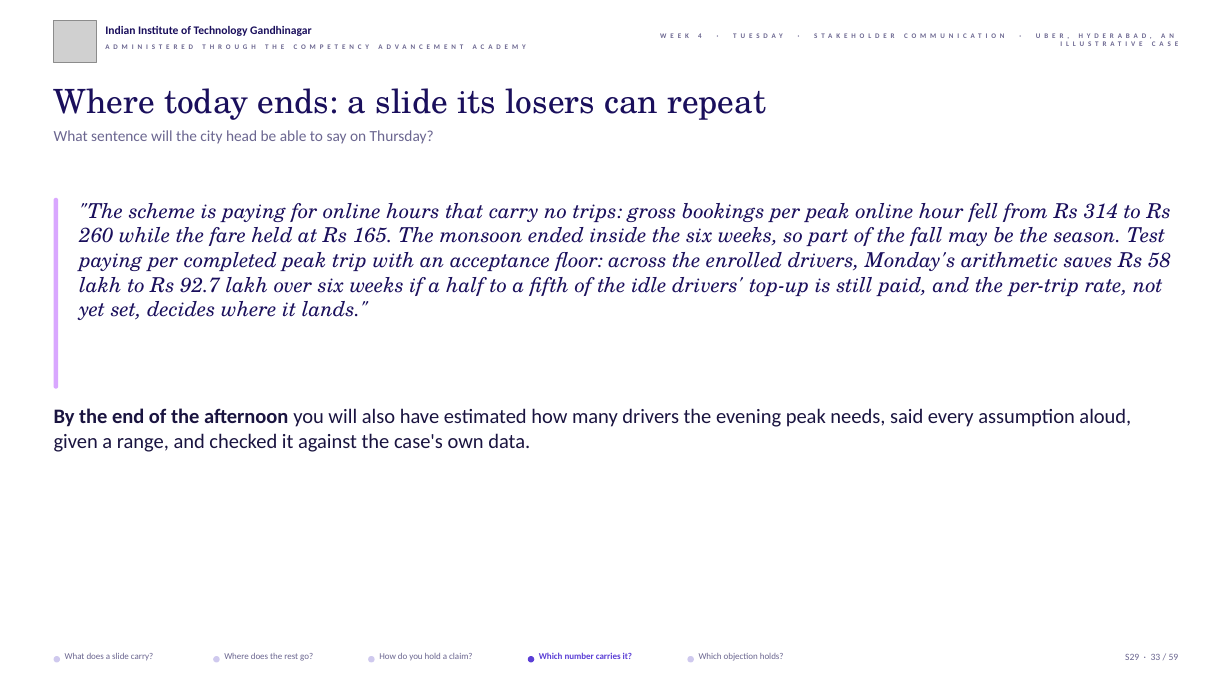
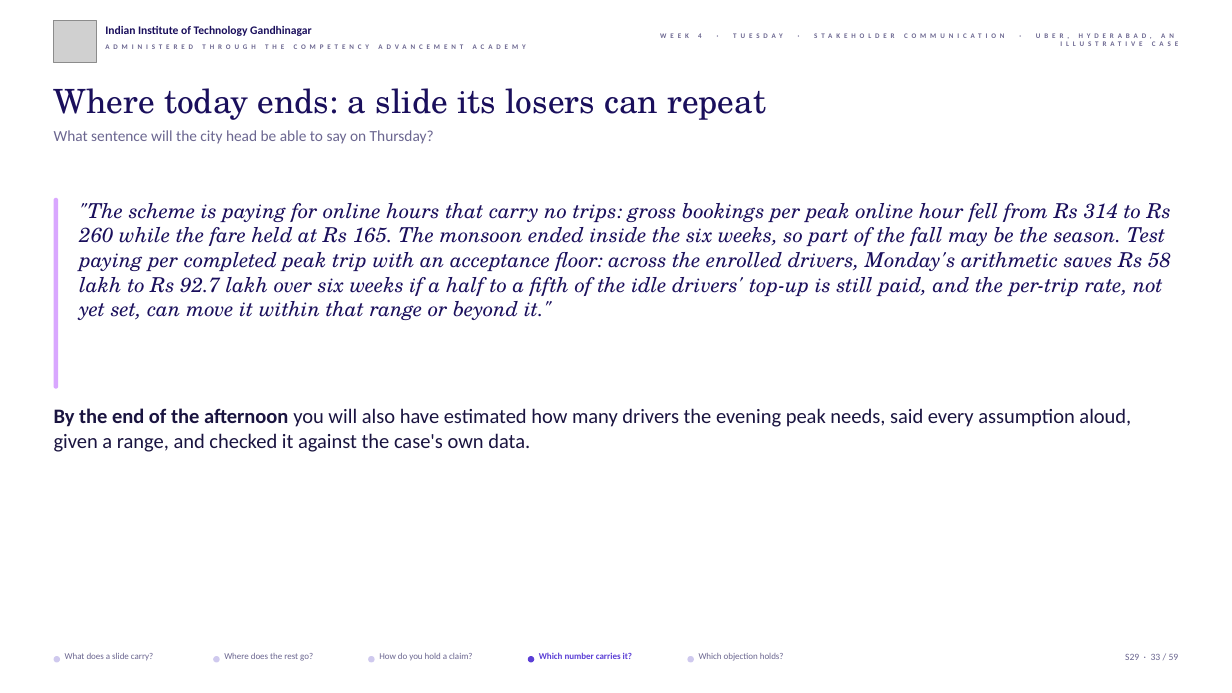
Before and after one commit to fde-academy-lab/c2-content-factory, a slide deck: slide 33 of content/W04/D2/slides/C2_W04_D02_half1_STUDENT.pptx. Drawn at 1232x693 pixels with LibreOffice and Linux fonts; fonts in the diff are those of the drawing; grey boxes stand for pictures; background and template pictures are left out. Boxes give left, top, right and bottom in pixels: in the first picture for what was removed or moved away, otherwise in the second. Text is boxed around its words. In the diff, an @@ line names an element or a change of style, - is before the commit and + after.

```diff
--- a/content/W04/D2/slides/C2_W04_D02_half1_STUDENT.pptx
+++ b/content/W04/D2/slides/C2_W04_D02_half1_STUDENT.pptx
@@ text at (79, 203, 1171, 320): text changed @@
-"The scheme is paying for online hours that carry no trips: gross bookings per peak online hour fell from Rs 314 to Rs 260 while the fare held at Rs 165. The monsoon ended inside the six weeks, so part of the fall may be the season. Test paying per completed peak trip with an acceptance floor: across the enrolled drivers, Monday's arithmetic saves Rs 58 lakh to Rs 92.7 lakh over six weeks if a half to a fifth of the idle drivers' top-up is still paid, and the per-trip rate, not yet set, decides where it lands."
+"The scheme is paying for online hours that carry no trips: gross bookings per peak online hour fell from Rs 314 to Rs 260 while the fare held at Rs 165. The monsoon ended inside the six weeks, so part of the fall may be the season. Test paying per completed peak trip with an acceptance floor: across the enrolled drivers, Monday's arithmetic saves Rs 58 lakh to Rs 92.7 lakh over six weeks if a half to a fifth of the idle drivers' top-up is still paid, and the per-trip rate, not yet set, can move it within that range or beyond it."
```
Also in this commit, not shown: 3 other slides changed, 38 other files.
